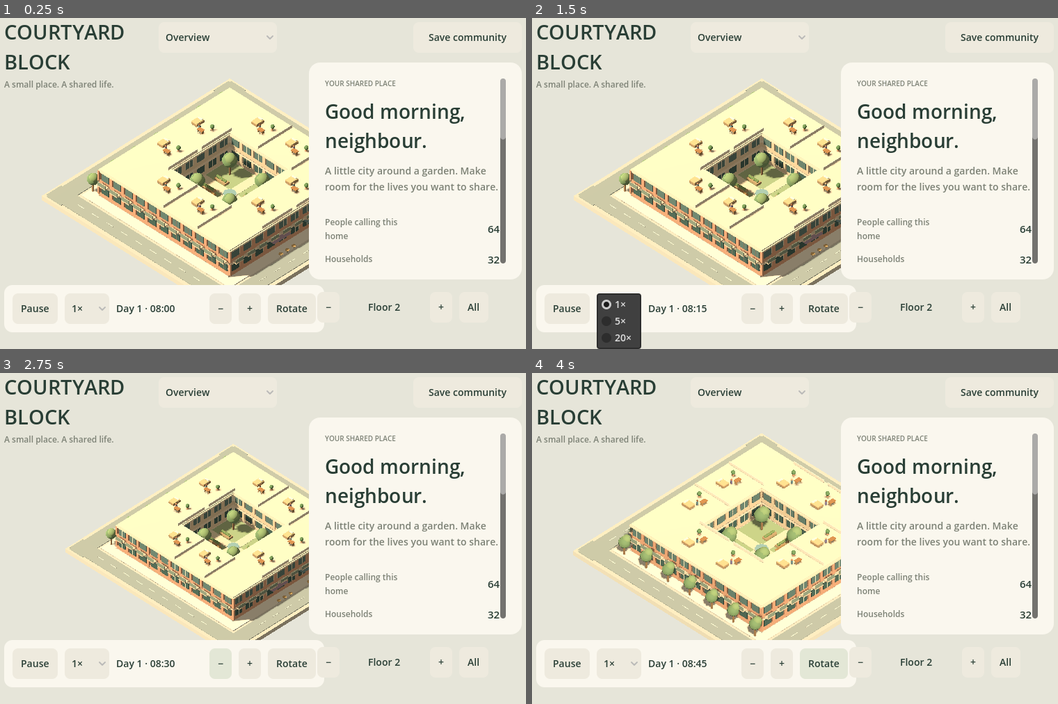
Above: before the commit, frames 1-4 (two rows, left to right).
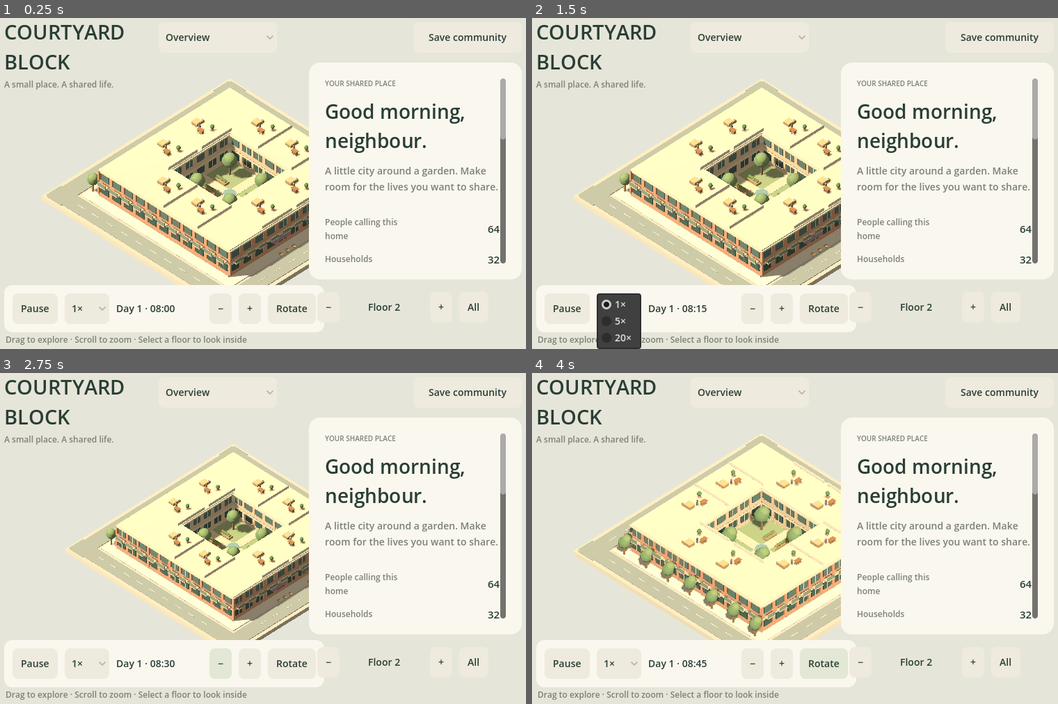
Above: after the commit, the same moments.

Repository: crs48/courtyard-block
Game: Godot game, scene res://world/main.tscn
The game is run twice, just before and just after one commit, with the same random seed, the same clock (stepped at 60 frames per second) and the same inputs.
Inputs:
- Up to frame 1 (0.25 s): no input
- Up to frame 2 (1.5 s): click "Overview" at 0.5 s; click "1×" at 1.25 s
- Up to frame 3 (2.75 s): click "−" at 2 s
- Up to frame 4 (4 s): click "+" at 2.75 s; click "Rotate" at 3.5 s

The runs differ from the first frame. In frame 1, 0.4% of the frame differs, in the area x 1-47%, y 96-99%; in frame 2, 0.3%; in frame 3, 0.4%; in frame 4, 0.4%.

Commit message:
feat: expose batched mod visuals and document playable foundation
- Let settlement mods supply their own geometry through validated batched primitives
- Preserve prior communities as backups when starting a world with a new pack set
- Verify native, browser and Android flows with portable export presets
- Document mod contracts, sourced water demand and synthetic economic assumptions
- Record iOS simulator graphics and physical-device performance as unresolved gates

Diff:
--- a/core/catalog.gd
+++ b/core/catalog.gd
@@ -7,6 +7,7 @@
 var generators: Dictionary = {}
 var systems: Array[Dictionary] = []
 var panels: Dictionary = {}
+var visuals: Dictionary = {}
 var packs: Dictionary = {}
 var errors: Array[String] = []
 var active_pack := ""
@@ -62,6 +63,12 @@
 	else:
 		panels[id] = callback
 
+func register_visual(id: String, callback: Callable) -> void:
+	if not _valid_id(id) or not callback.is_valid() or visuals.has(id):
+		errors.append("Invalid or duplicate building visual: " + id)
+	else:
+		visuals[id] = callback
+
 func get_definition(kind: String, id: String) -> Dictionary:
 	return definitions.get(kind, {}).get(id, {})
 
--- a/core/mod_loader.gd
+++ b/core/mod_loader.gd
@@ -50,7 +50,7 @@
 					ready = false
 			if not ready:
 				continue
-			var before := {"definitions": catalog.definitions.duplicate(true), "generators": catalog.generators.duplicate(), "systems": catalog.systems.duplicate(), "panels": catalog.panels.duplicate()}
+			var before := {"definitions": catalog.definitions.duplicate(true), "generators": catalog.generators.duplicate(), "systems": catalog.systems.duplicate(), "panels": catalog.panels.duplicate(), "visuals": catalog.visuals.duplicate()}
 			var error_count := catalog.errors.size()
 			catalog.active_pack = str(id)
 			_register(catalog, manifest)
@@ -60,6 +60,7 @@
 				catalog.generators = before.generators
 				catalog.systems.assign(before.systems)
 				catalog.panels = before.panels
+				catalog.visuals = before.visuals
 			pending.erase(id)
 			progress = true
 		if not progress:
--- a/mods/garden_village/entry.gd
+++ b/mods/garden_village/entry.gd
@@ -2,6 +2,23 @@
 
 func register(catalog: CBCatalog) -> void:
 	catalog.register_generator("garden_village:cluster", generate)
+	catalog.register_visual("garden_village:cluster", appearance)
+
+func appearance(layout: Dictionary, _parameters: Dictionary) -> Array:
+	var shapes: Array = []
+	for space in layout.spaces:
+		if not space.kind in ["home", "shop"]: continue
+		var p: Array = space.position
+		shapes.append(_shape(p, [5.8, 0.25, 5.8], "#ded0b8"))
+		for side in [-1, 1]:
+			shapes.append(_shape([p[0] + side * 2.7, 1.4, p[2]], [0.2, 2.8, 5.5], "#d4b38f", true))
+			shapes.append(_shape([p[0], 1.4, p[2] + side * 2.7], [5.5, 2.8, 0.2], "#dfc8aa", true))
+		shapes.append(_shape([p[0], 2.95, p[2]], [6.1, 0.35, 6.1], "#859a7d", true))
+		shapes.append(_shape([p[0], 1.6, p[2] + 2.82], [2.4, 1.4, 0.1], "#668880", true))
+	return shapes
+
+func _shape(position: Array, size: Array, color: String, wall: bool = false) -> Dictionary:
+	return {"position": position, "size": size, "color": color, "floor": 0, "shape": "box", "wall": wall}
 
 func generate(parameters: Dictionary) -> Dictionary:
 	var layout: Dictionary = {"points": [{"id": 0, "position": [0, 0, 0]}], "edges": [], "spaces": [{"id": "courtyard", "n …(209 unchanged characters)…
--- a/tests/run.gd
+++ b/tests/run.gd
@@ -8,6 +8,7 @@
 	check(catalog.errors.is_empty(), "Bundled packs load: " + str(catalog.errors))
 	check(catalog.packs.size() == 4, "All four packs registered")
 	check(catalog.generators.has("garden_village:cluster"), "Mod generator registered")
+	check(catalog.visuals.has("garden_village:cluster"), "Mod owns its building visuals")
 	check(catalog.systems.size() == 1 and catalog.panels.size() == 1, "Behavior and panel hooks registered")
 	if not catalog.errors.is_empty():
 		_finish()
@@ -60,6 +61,8 @@
 	sim.state.funds = 100000000
 	check(sim.command({"type": "rebuild", "parameters": {"template": "garden_village:cluster"}}).ok, "Alternative settlement generated without core edits")
 	check(sim.state.residents.size() == 150, "Rebuild preserves all people")
+	var shapes: Array = catalog.visuals["garden_village:cluster"].call(sim.state.layout, sim.state.parameters)
+	check(not shapes.is_empty() and CBValidation.vector(shapes[0].size, 3), "Generator supplies batched visual primitives")
 	for person in sim.state.residents:
 		check(sim.spaces.has(person.home), "Every person retains a valid home")
 	var kitchen := CBSimulation.new(catalog)
--- a/ui/interface.gd
+++ b/ui/interface.gd
@@ -146,7 +146,11 @@
 	inspector.size = Vector2(306 if compact else 342, maxf(120, viewport_size.y - (188 if compact else 218)))
 	save_button.position = Vector2(viewport_size.x - 184, 30)
 	bottom_bar.size.x = 460 if compact else 530
-	floor_bar.position.x = viewport_size.x - 322
+	bottom_bar.position = Vector2(28, viewport_size.y - 92)
+	floor_bar.position = Vector2(viewport_size.x - 322, viewport_size.y - 82)
+	status_label.position = Vector2(30, viewport_size.y - 22)
+	status_label.size.x = viewport_size.x - 60
+	status_label.clip_text = true
 	for button in buttons.values():
 		button.custom_minimum_size = Vector2(136 if compact else 164, 42)
 
@@ -332,7 +336,7 @@
 	_heading("Other possibilities")
 	_text("Keep a baseline, change one thing, and compare both communities at the same point in time.")
 	var unlimited := CheckButton.new()
-	unlimited.text = "Unlimited experiment funds"
+	unlimited.text = "Unlimited funds"
 	unlimited.button_pressed = sim.state.policies.unlimited_funds
 	unlimited.toggled.connect(func(value: bool) -> void: action.emit({"type": "policy", "key": "unlimited_funds", "value": value}))
 	body.add_child(unlimited)
@@ -352,6 +356,7 @@
 	_button(body, "Export community", func() -> void: action.emit({"ui": "export"}))
 	_button(body, "Import community", func() -> void: action.emit({"ui": "import"}))
 	_button(body, "Load last save", func() -> void: action.emit({"ui": "load"}))
+	_button(body, "Start a new community", func() -> void: action.emit({"ui": "new_community"}))
 	_text("A grounded game model, not a prediction. Housing and water benchmarks are documented; behavior and balancing assumptions are adjustable.")
 
 func _mods() -> void:
--- a/world/diorama.gd
+++ b/world/diorama.gd
@@ -50,7 +50,9 @@
 		for mark in range(-int(half), int(half), 4):
 			_box(Vector3(sign_value * (half + 5.1), -0.02, mark), Vector3(0.13, 0.05, 1.8), "#e7e3d5", -2)
 			_box(Vector3(mark, -0.02, sign_value * (half + 5.1)), Vector3(1.8, 0.05, 0.13), "#e7e3d5", -2)
-	if state.layout.kind == "courtyard":
+	if catalog.visuals.has(state.parameters.template):
+		_custom_building()
+	elif state.layout.kind == "courtyard":
 		_courtyard_building()
 	else:
 		_village()
@@ -82,6 +84,14 @@
 	selection.visible = false
 	add_child(selection)
 	set_floor(selected_floor)
+
+func _custom_building() -> void:
+	var primitives: Variant = catalog.visuals[state.parameters.template].call(state.layout.duplicate(true), state.parameters.duplicate(true))
+	if not primitives is Array: return
+	for primitive in primitives.slice(0, 100000):
+		if not CBValidation.fields(primitive, {"position": "array", "size": "array", "color": "string", "floor": "number", "shape": "string"}): continue
+		if not CBValidation.vector(primitive.position, 3) or not CBValidation.vector(primitive.size, 3): continue
+		_shape(CBSpatial.vector(primitive.position), CBSpatial.vector(primitive.size), primitive.color, int(primitive.floor), primitive.shape, bool(primitive.get("wall", false)))
 
 func _courtyard_building() -> void:
 	var width: float = state.layout.width
--- a/world/main.gd
+++ b/world/main.gd
@@ -25,6 +25,9 @@
 var screenshot_path := ""
 var frames := 0
 var frame_times: Array[float] = []
+var last_frame_usec := 0
+var simulated_steps := 0
+var step_times: Array[float] = []
 var stress_count := 0
 var save_locked := false
 var startup_issue := ""
@@ -132,12 +135,16 @@
 func _process(delta: float) -> void:
 	if sim == null or diorama == null: return
 	frames += 1
-	if (smoke or benchmark) and frames > 120: frame_times.append(delta * 1000.0)
+	var now := Time.get_ticks_usec()
+	if (smoke or benchmark) and frames > 120: frame_times.append((now - last_frame_usec) / 1000.0)
+	last_frame_usec = now
 	if not paused:
 		accumulated += delta * speed
 	var steps := 0
 	while (accumulated >= 1.0 or pending_steps > 0) and steps < 8:
 		sim.step()
+		simulated_steps += 1
+		if smoke or benchmark: step_times.append(sim.last_step_usec / 1000.0)
 		if pending_steps > 0: pending_steps -= 1
 		else: accumulated -= 1.0
 		steps += 1
@@ -173,7 +180,8 @@
 	if not screenshot_path.is_empty() and DisplayServer.get_name() != "headless":
 		get_viewport().get_texture().get_image().save_png(screenshot_path)
 	frame_times.sort()
-	var report := {"platform": OS.get_name(), "renderer": RenderingServer.get_current_rendering_method(), "residents": sim.state.residents.size(), "stress_objects": stress_count, "catalogue": catalog.list_content("furniture").size(), "frames": frame_times.size(), "p95_ms": frame_times[int(frame_times.size() * 0.95)] if not frame_times.is_empty() else 0, "simulation_step_ms": sim.last_step_usec / 1000.0}
+	step_times.sort()
+	var report := {"platform": OS.get_name(), "renderer": RenderingServer.get_current_rendering_method(), "residents": sim.state.residents.size(), "stress_objects": stress_count, "catalogue": catalog.list_content("furniture").size(), "frames": frame_times.size(), "p95_ms": _percentile(frame_times, 0.95), "p99_ms": _percentile(frame_times, 0.99), "maximum_ms": frame_times.back() if not frame_times.is_empty() else 0, "simulation_steps": simulated_steps, "simulation_step_p95_ms": _percentile(step_times, 0.95), "viewport": str(get_viewport().get_visible_rect().size), "debug_build": OS.is_debug_build()}
 	print("SMOKE_OK " + JSON.stringify(report))
 	if OS.has_feature("web"):
 		JavaScriptBridge.get_interface("window").courtyardBenchmark = JSON.stringify(report)
@@ -181,10 +189,14 @@
 		set_process(false)
 		return
 	if benchmark:
-		DirAccess.make_dir_recursive_absolute("res://artifacts")
-		var report_file := FileAccess.open("res://artifacts/native-benchmark.json", FileAccess.WRITE)
+		var report_directory := "res://artifacts" if OS.has_feature("editor") else "user://benchmarks"
+		DirAccess.make_dir_recursive_absolute(report_directory)
+		var report_file := FileAccess.open(report_directory.path_join("native-benchmark.json"), FileAccess.WRITE)
 		if report_file != null: report_file.store_string(JSON.stringify(report, "  "))
 	get_tree().quit()
+
+func _percentile(values: Array[float], fraction: float) -> float:
+	return values[mini(values.size() - 1, int(values.size() * fraction))] if not values.is_empty() else 0.0
 
 func _on_action(command: Dictionary) -> void:
 	if command.has("type"):
@@ -256,6 +268,7 @@
 			interface.speed_button.text = "Play"
 			pending_steps = 96 * 7
 			interface.toast("Living through one week…")
+		"new_community": _new_community()
 		"export": _export_save()
 		"import": _pick_file("save")
 		"install_mod":
@@ -276,6 +289,30 @@
 		interface.selected_resident = ""
 		interface.show_panel(interface.pane)
 		_update_comparison()
+
+func _new_community() -> void:
+	var stamp := str(int(Time.get_unix_time_from_system())) + "-" + str(Time.get_ticks_usec())
+	for path in [CBSaves.SAVE_PATH, CBSaves.FORK_PATH]:
+		if FileAccess.file_exists(path):
+			var backup: String = str(path).get_basename() + ".backup-" + stamp + ".json"
+			if DirAccess.copy_absolute(path, backup) != OK:
+				interface.toast("Unable to back up the previous community; no changes made.")
+				return
+	if FileAccess.file_exists(CBSaves.FORK_PATH): DirAccess.remove_absolute(CBSaves.FORK_PATH)
+	other_branch = {}
+	save_locked = false
+	pending_steps = 0
+	accumulated = 0
+	sim.create()
+	interface.comparison = {}
+	interface.selected_home = ""
+	interface.selected_resident = ""
+	diorama.rebuild(sim.state, catalog)
+	diorama.set_floor(2)
+	interface.floor_label.text = "Floor 2"
+	interface.show_panel("Overview")
+	interface.toast("New community started. Previous saves are kept as timestamped backups.")
+	CBSaves.write(CBSaves.SAVE_PATH, sim.state)
 
 func _update_comparison() -> void:
 	if other_branch.is_empty(): return
Not shown, added: README.md
Not shown, added: docs/modding.md
Not shown, added: docs/model.md
Not shown, changed: docs/plans/godot-foundation/01-foundation.md
Not shown, changed: docs/plans/godot-foundation/02-community.md
Not shown, changed: docs/plans/godot-foundation/03-validation.md
Not shown, changed: docs/plans/godot-foundation/README.md
Not shown, added: docs/validation.md
